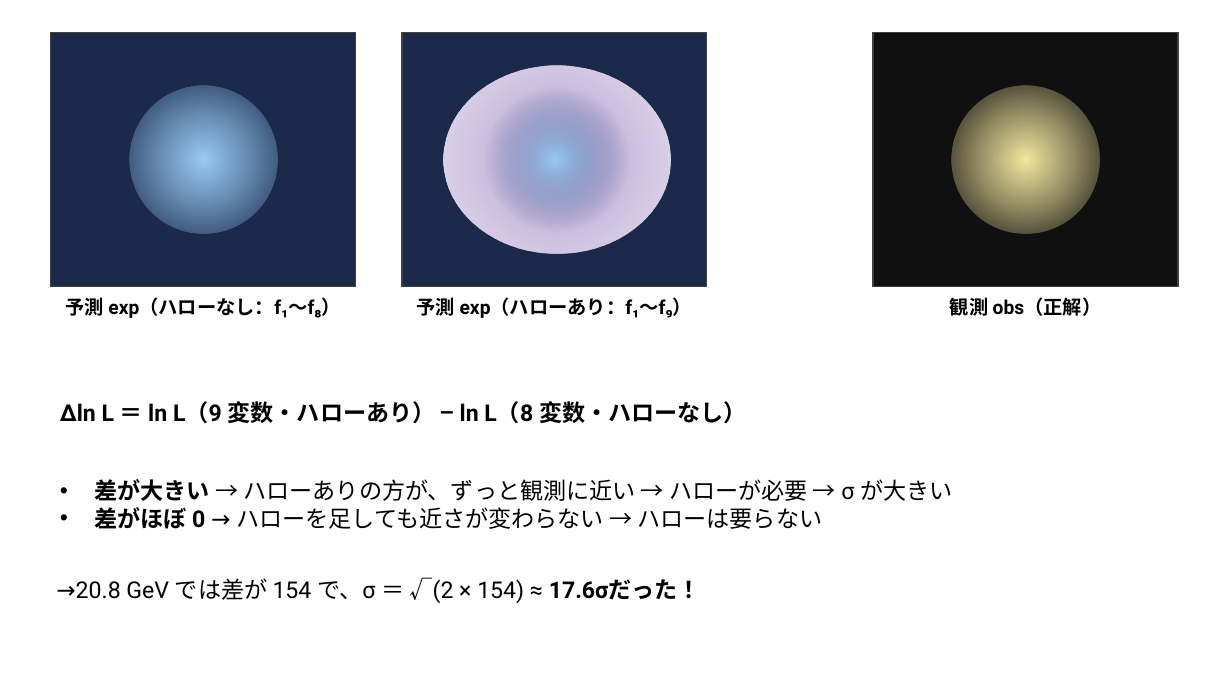
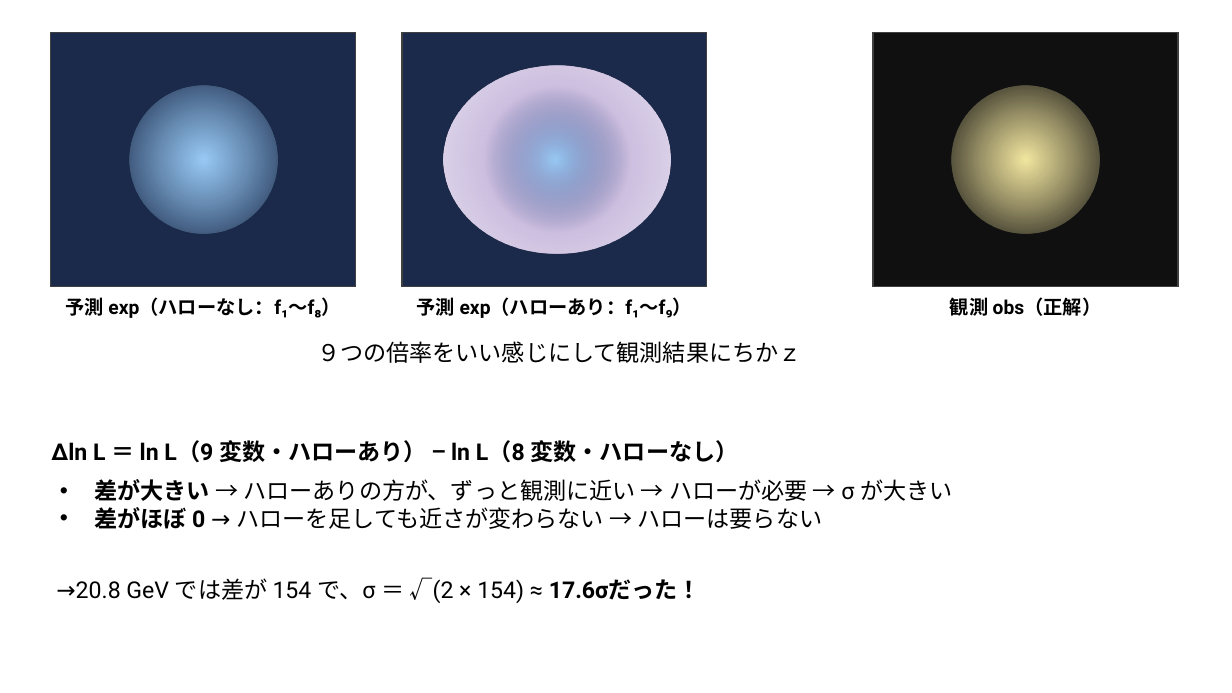
Before and after one commit to Mikann20041029/darkmatter-slides, a slide deck: slide 18 of slides/2026-10-03_研究進捗報告_claude_夕方版.pptx. Drawn at 1232x693 pixels with LibreOffice and Linux fonts; fonts in the diff are those of the drawing. Boxes give left, top, right and bottom in pixels: in the first picture for what was removed or moved away, otherwise in the second. Text is boxed around its words. In the diff, an @@ line names an element or a change of style, - is before the commit and + after.

Commit message:
slides: 本人の編集版を更新 (10-05 13:18)

```diff
--- a/slides/2026-10-03_研究進捗報告_claude_夕方版.pptx
+++ b/slides/2026-10-03_研究進捗報告_claude_夕方版.pptx
@@ text added at bbox=[317, 341, 801, 363], 18 pt, text #000000 @@
+９つの倍率をいい感じにして観測結果にちかｚ
@@ text "Δln L ＝ ln L（9 ...": place and size @@
-text "Δln L ＝ ln L（9 ..." at bbox=[60, 401, 747, 423]
+text "Δln L ＝ ln L（9 ..." at bbox=[51, 440, 739, 462]
```
